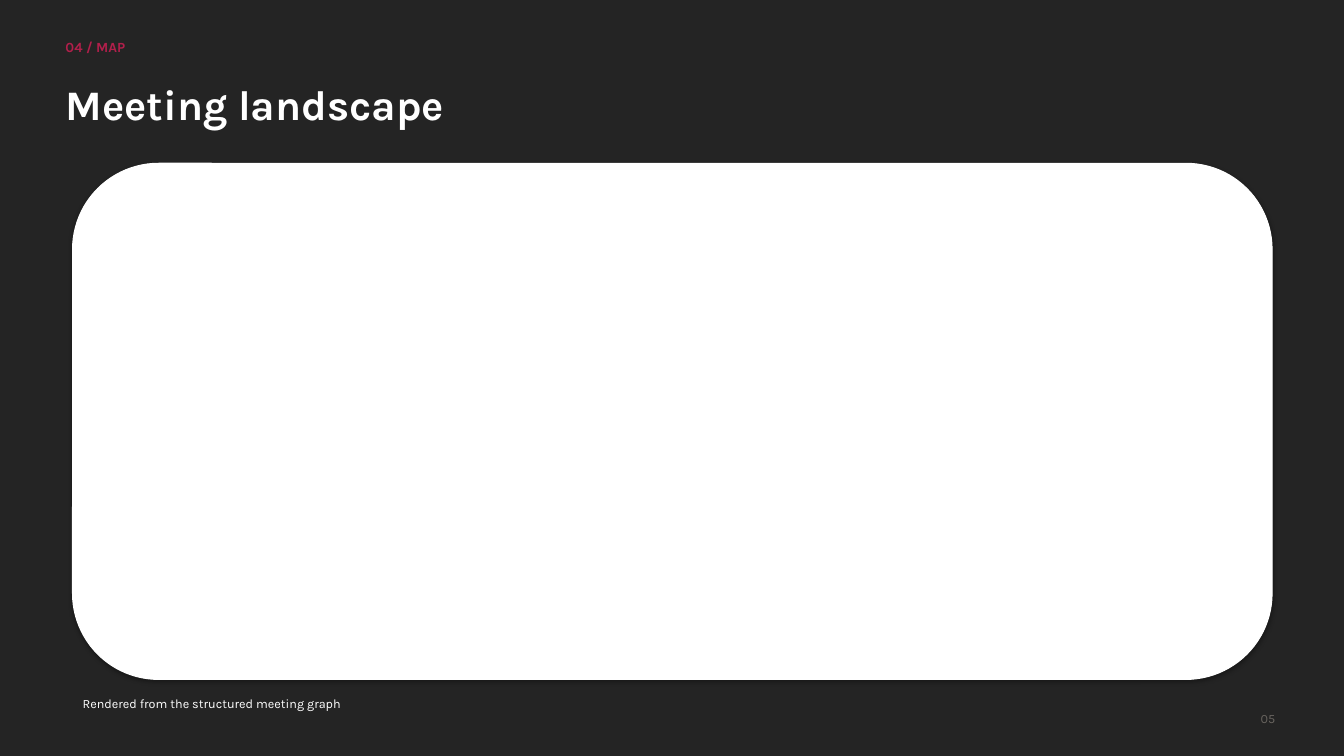
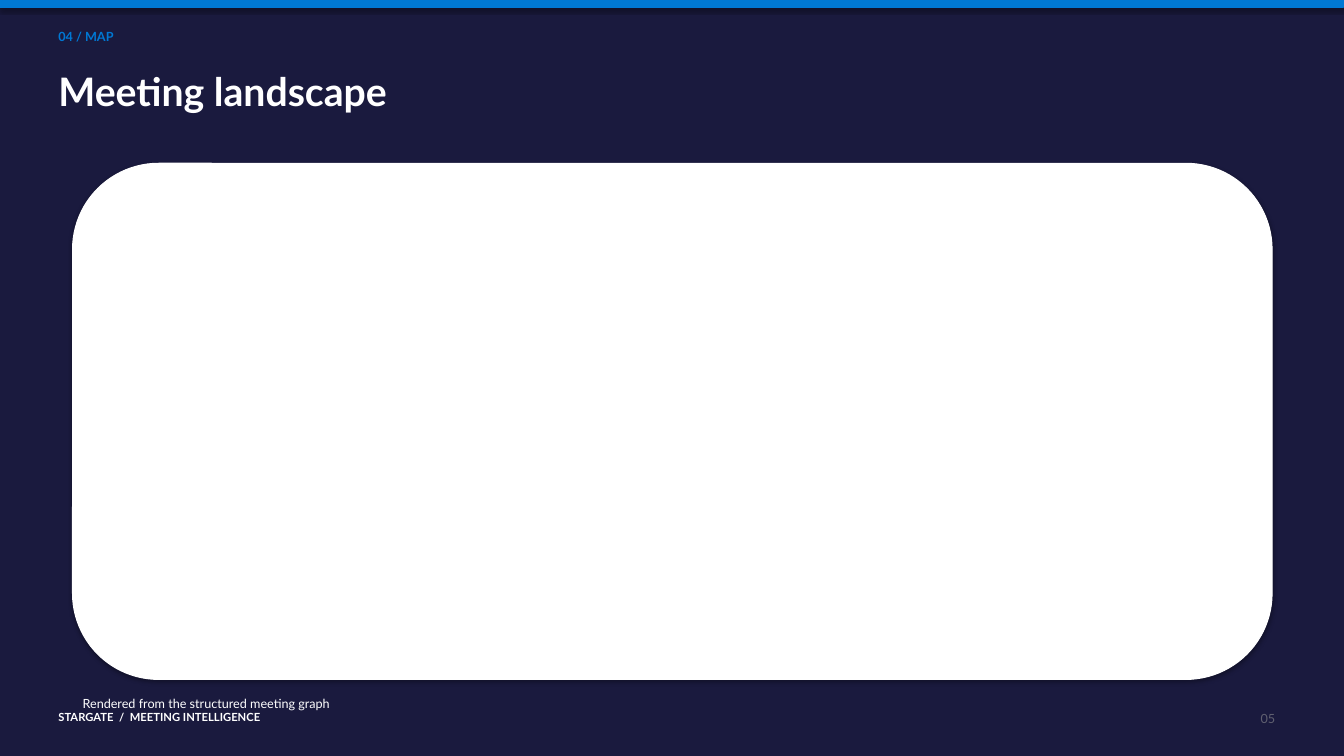
Before and after one commit to david-xinyuwei/david-share, a slide deck: slide 5 of Agents/Meeting-Agent/src/meeting_agent/templates/meeting-agent-template.pptx. Drawn at 1344x756 pixels with LibreOffice and Linux fonts; fonts in the diff are those of the drawing. Boxes give left, top, right and bottom in pixels: in the first picture for what was removed or moved away, otherwise in the second. Text is boxed around its words. In the diff, an @@ line names an element or a change of style, - is before the commit and + after.

Commit message:
feat: add key-only Meeting Agent workflow

```diff
--- a/Agents/Meeting-Agent/src/meeting_agent/templates/meeting-agent-template.pptx
+++ b/Agents/Meeting-Agent/src/meeting_agent/templates/meeting-agent-template.pptx
@@ background #242424 to #1A1A3E @@
@@ rectangle added at [0, 0, 1344, 7], fill #0078D4, outline #0078D4 0.75 pt @@
@@ text "04 / MAP": place and size @@
-text "04 / MAP" at [65, 43, 125, 52]
+text "04 / MAP" at [58, 32, 114, 41]
@@ text "04 / MAP" at [58, 32, 114, 41]: size 10 to 9 pt, font Karla to Lato, text colour #B11F4B to #0078D4 @@
@@ text "Meeting landscape": place and size @@
-text "Meeting landscape" at [65, 90, 444, 131]
+text "Meeting landscape" at [58, 77, 387, 113]
@@ text "Meeting landscape" at [58, 77, 387, 113]: size 30 to 28 pt, font Karla to Lato @@
@@ text added at [58, 713, 260, 721], 8 pt, text #FFFFFF, bold @@
+STARGATE / MEETING INTELLIGENCE
@@ text "Rendered from the structured meeting ..." at [83, 698, 329, 711]: font Karla to Lato @@
@@ text "05" at [1261, 714, 1276, 723]: font Karla to Lato, text colour #68645F to #606070 @@
```
Also in this commit, not shown: 5 other slides changed, 55 other files.
